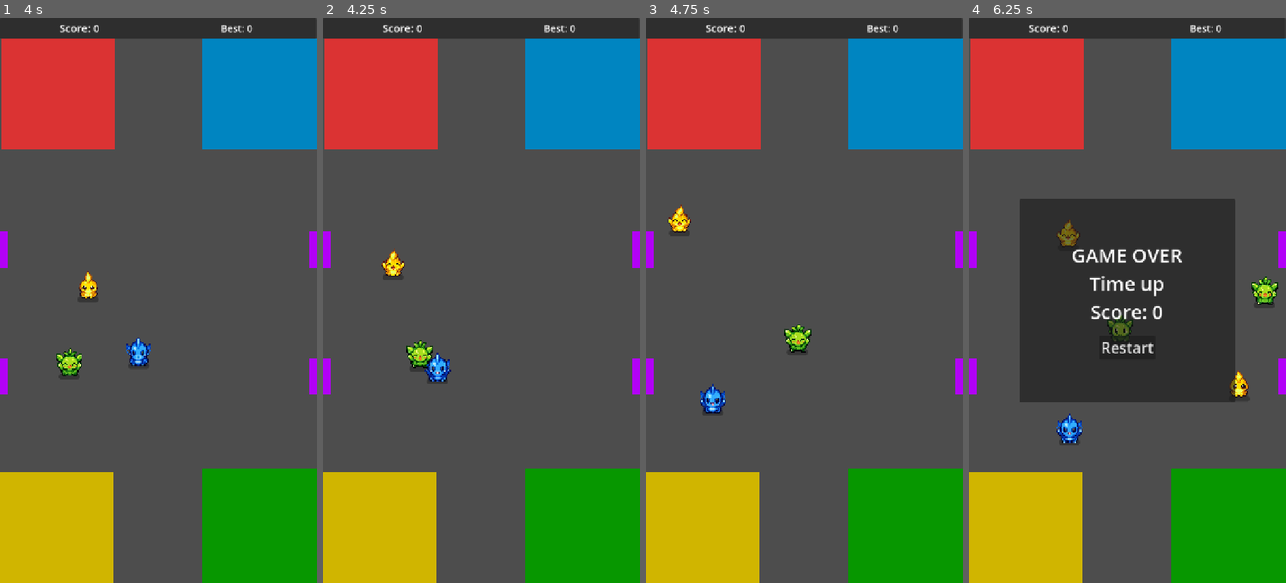
Above: before the commit, frames 1-4 (left to right).
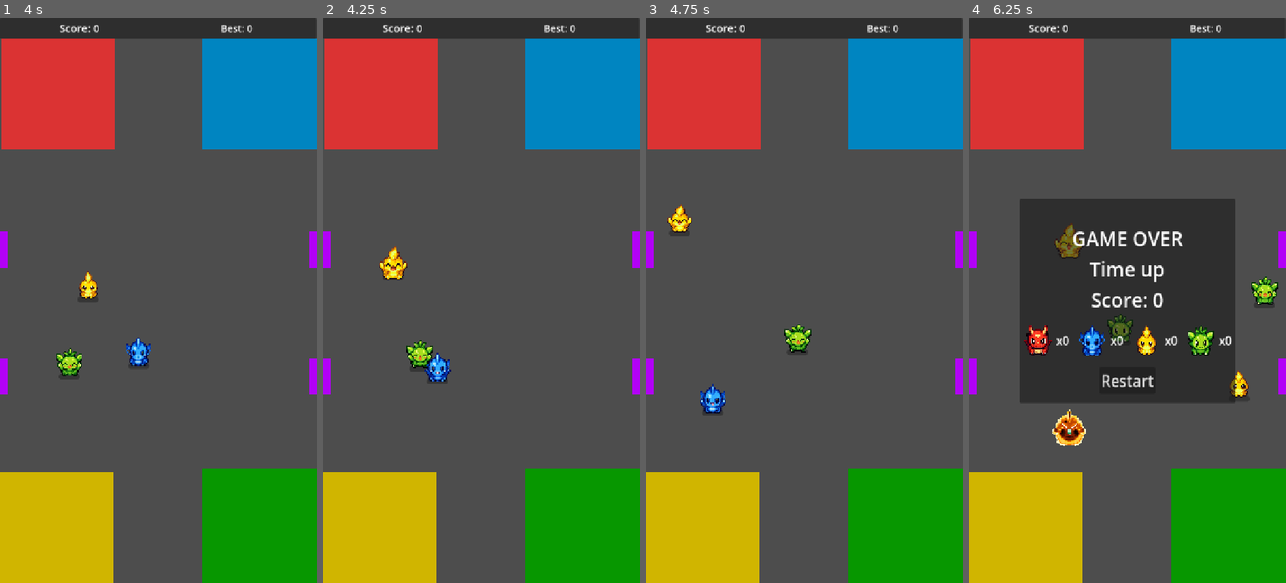
Above: after the commit, the same moments.

Repository: Alvidi/bomumon
Game: Godot game, scene res://scenes/Main.tscn
Two runs of this game, one before a commit and one after it. Both use one fixed random seed, a clock stepped at 60 frames per second and the inputs below.
Inputs (mouse positions are in pixels of both pictures, inside the frame that each line leads up to):
- Up to frame 1 (4 s): tap Enter at 0.5 s; move the mouse to (228, 272) at 0.52 s; click (228, 272) at 0.67 s; drag from (95, 328) to (142, 413) at 1.27 s; move the mouse to (190, 176) at 2.02 s; click (190, 176) at 2.17 s; drag from (142, 413) to (63, 215) at 2.77 s; move the mouse to (253, 385) at 3.52 s; click (253, 385) at 3.67 s
- Up to frame 2 (4.25 s): no input
- Up to frame 3 (4.75 s): drag from (709, 215) to (756, 159) at 4.27 s
- Up to frame 4 (6.25 s): move the mouse to (1143, 300) at 5.02 s; click (1143, 300) at 5.17 s; drag from (1079, 159) to (1064, 328) at 5.77 s

Frame 1 is identical in both runs. In frame 2, 0.3% of the frame differs, in the area x 17-27%, y 40-47%; in frame 3, less than 0.1%; in frame 4, 4.3%, in the area x 17-83%, y 35-76%.

Commit message:
feat: polish warning animations and add game over catch stats

Diff:
--- a/scenes/Main.tscn
+++ b/scenes/Main.tscn
@@ -168,7 +168,6 @@
 horizontal_alignment = 1
 
 [node name="GameOverPanel" type="Panel" parent="." unique_id=836445127]
-visible = false
 z_index = 100
 layout_mode = 1
 anchors_preset = -1
@@ -178,6 +177,7 @@
 anchor_bottom = 0.68
 grow_horizontal = 2
 grow_vertical = 2
+scale = Vector2(1.0011218, 1.0023936)
 
 [node name="VBox" type="VBoxContainer" parent="GameOverPanel" unique_id=201597992]
 layout_mode = 1
@@ -190,6 +190,7 @@
 offset_bottom = -20.0
 grow_horizontal = 2
 grow_vertical = 2
+scale = Vector2(1.0000503, 1.0831302)
 theme_override_constants/separation = 24
 alignment = 1
 
--- a/scripts/main.gd
+++ b/scripts/main.gd
@@ -10,14 +10,20 @@
 const START_BOMB_SPEED := 260.0
 const MAX_BOMB_SPEED := 520.0
 const PICK_MARGIN := 18.0
-const WARNING_START_SECONDS := 3.0
+const WARNING_START_SECONDS := 2.0
 const BOMB_SIZE_RATIO := 0.09
 const BOMB_MIN_SIDE := 34.0
 const SPRITE_ANIM_FPS := 1.25
+const WARNING_SPRITE_ANIM_FPS := 2.2
 const SHADOW_WIDTH_RATIO := 0.74
 const SHADOW_HEIGHT_RATIO := 0.20
 const SHADOW_GAP_RATIO := -0.10
 const SHADOW_ALPHA := 0.30
+const GAME_OVER_COUNT_FONT_SIZE := 26
+const WARNING_PULSE_SCALE_MIN := 1.0
+const WARNING_PULSE_SCALE_MAX := 1.30
+const WARNING_PULSE_SPEED := 7.0
+const RELEASE_TIME_GRACE := 0.20
 
 const BOMB_RED := "RED"
 const BOMB_BLUE := "BLUE"
@@ -28,9 +34,17 @@
 	"res://assets/sprites/red1.png",
 	"res://assets/sprites/red2.png",
 ]
+const RED_WARNING_SPRITE_PATHS: Array[String] = [
+	"res://assets/sprites/redExplote1.png",
+	"res://assets/sprites/redExplote2.png",
+]
 const BLUE_SPRITE_PATHS: Array[String] = [
 	"res://assets/sprites/blue1.png",
 	"res://assets/sprites/blue2.png",
+]
+const BLUE_WARNING_SPRITE_PATHS: Array[String] = [
+	"res://assets/sprites/blueExplote1.png",
+	"res://assets/sprites/blueExplote2.png",
 ]
 const GREEN_SPRITE_PATHS: Array[String] = [
 	"res://assets/sprites/green1.png",
@@ -57,6 +71,7 @@
 @onready var best_label: Label = $HUD/ScoreBox/HBox/BestLabel
 @onready var score_box: Panel = $HUD/ScoreBox
 @onready var game_over_panel: Panel = $GameOverPanel
+@onready var game_over_vbox: VBoxContainer = $GameOverPanel/VBox
 @onready var game_over_text: Label = $GameOverPanel/VBox/GameOverText
 @onready var restart_button: Button = $GameOverPanel/VBox/RestartButton
 
@@ -76,6 +91,8 @@
 
 var bombs: Array[Dictionary] = []
 var sprite_variant_cache: Dictionary = {}
+var caught_counts: Dictionary = {}
+var game_over_count_labels: Dictionary = {}
 
 var dragging_bomb: ColorRect = null
 var dragging_pointer_id := -9999
@@ -86,6 +103,7 @@
 	randomize()
 	restart_button.pressed.connect(_on_restart_pressed)
 	load_best_score()
+	setup_game_over_catch_stats_ui()
 	apply_pixel_font_if_available()
 	reset_game()
 
@@ -107,7 +125,12 @@
 			continue
 
 		var parked := bool(bomb_data.get("parked", false))
-		if not parked:
+		var release_grace := float(bomb_data.get("release_grace", 0.0))
+		if release_grace > 0.0:
+			release_grace = maxf(0.0, release_grace - delta)
+			bomb_data["release_grace"] = release_grace
+		var timer_paused := parked or (bomb_node == dragging_bomb) or release_grace > 0.0
+		if not timer_paused:
 			bomb_data["lifetime"] = float(bomb_data["lifetime"]) - delta
 			if float(bomb_data["lifetime"]) <= 0.0:
 				trigger_game_over("Time up")
@@ -211,15 +234,18 @@
 		return
 
 	var released_bomb := dragging_bomb
+	var bomb_type := str(released_bomb.get_meta("bomb_type"))
 	clear_drag_state()
+	set_release_grace_for_bomb(released_bomb, RELEASE_TIME_GRACE)
 
 	var dropped_zone: Variant = zone_for_bomb(released_bomb)
-	var expected_zone: Variant = expected_zone_for_type(str(released_bomb.get_meta("bomb_type")))
+	var expected_zone: Variant = expected_zone_for_type(bomb_type)
 
 	if dropped_zone == null:
 		return
 
 	if dropped_zone == expected_zone:
+		increment_caught_count(bomb_type)
 		score += 1
 		update_hud()
 		park_bomb_in_zone(released_bomb, expected_zone)
@@ -400,6 +426,7 @@
 	var bomb_side := maxf(BOMB_MIN_SIDE, viewport_size.x * BOMB_SIZE_RATIO)
 	bomb.custom_minimum_size = Vector2(bomb_side, bomb_side)
 	bomb.size = Vector2(bomb_side, bomb_side)
+	bomb.pivot_offset = bomb.size * 0.5
 
 	var shadow_node: Panel = create_bomb_shadow(bomb_side)
 	play_area.add_child(shadow_node)
@@ -418,6 +445,7 @@
 		"shadow_node": shadow_node,
 		"lifetime": bomb_lifetime,
 		"start_lifetime": bomb_lifetime,
+		"release_grace": 0.0,
 		"velocity": spawn_data["velocity"],
 	}
 	if sprite_node != null:
@@ -496,13 +524,20 @@
 
 	var bomb: ColorRect = bomb_data["node"]
 	var bomb_type := str(bomb.get_meta("bomb_type"))
+	var remaining := float(bomb_data.get("lifetime", 9999.0))
 	var variants: Array = get_sprite_variants_for_type(bomb_type)
+	var anim_fps := SPRITE_ANIM_FPS
+	if remaining <= WARNING_START_SECONDS and not bool(bomb_data.get("parked", false)):
+		var warning_variants: Array = get_warning_sprite_variants_for_type(bomb_type)
+		if warning_variants.size() > 0:
+			variants = warning_variants
+			anim_fps = WARNING_SPRITE_ANIM_FPS
 	if variants.size() <= 1:
 		return
 
 	var anim_time := float(bomb_data.get("anim_time", 0.0)) + delta
 	bomb_data["anim_time"] = anim_time
-	var frame: int = int(floor(anim_time * SPRITE_ANIM_FPS)) % variants.size()
+	var frame: int = int(floor(anim_time * anim_fps)) % variants.size()
 	sprite.texture = variants[frame]
 
 
@@ -520,6 +555,16 @@
 			return []
 
 
+func get_warning_sprite_variants_for_type(bomb_type: String) -> Array:
+	match bomb_type:
+		BOMB_RED:
+			return get_or_load_sprite_variants("red_warning", RED_WARNING_SPRITE_PATHS)
+		BOMB_BLUE:
+			return get_or_load_sprite_variants("blue_warning", BLUE_WARNING_SPRITE_PATHS)
+		_:
+			return []
+
+
 func get_or_load_sprite_variants(cache_key: String, paths: Array[String]) -> Array:
 	if sprite_variant_cache.has(cache_key):
 		return sprite_variant_cache[cache_key]
@@ -566,20 +611,29 @@
 	if not is_instance_valid(bomb):
 		return
 
+	# Holding a bomb pauses its countdown and warning feedback.
+	if bomb == dragging_bomb:
+		bomb.self_modulate = Color(1.0, 1.0, 1.0, 1.0)
+		bomb.scale = Vector2.ONE
+		return
+
 	if bool(bomb_data.get("parked", false)):
 		bomb.self_modulate = Color(1.0, 1.0, 1.0, 1.0)
+		bomb.scale = Vector2.ONE
 		return
 
 	var remaining := float(bomb_data["lifetime"])
 	if remaining > WARNING_START_SECONDS:
 		bomb.self_modulate = Color(1.0, 1.0, 1.0, 1.0)
+		bomb.scale = Vector2.ONE
 		return
 
 	var intensity := clampf((WARNING_START_SECONDS - remaining) / WARNING_START_SECONDS, 0.0, 1.0)
-	var speed := lerpf(10.0, 24.0, intensity)
-	var pulse := 0.5 + (0.5 * sin(Time.get_ticks_msec() * 0.001 * speed))
+	var pulse := 0.5 + (0.5 * sin(Time.get_ticks_msec() * 0.001 * WARNING_PULSE_SPEED))
 	var alpha := lerpf(0.35, 1.0, pulse)
 	bomb.self_modulate = Color(1.0, 1.0, 1.0, alpha)
+	var pulse_scale := lerpf(WARNING_PULSE_SCALE_MIN, WARNING_PULSE_SCALE_MAX, pulse)
+	bomb.scale = Vector2(pulse_scale, pulse_scale)
 
 
 func get_spawn_data(bomb_side: float) -> Dictionary:
@@ -705,6 +759,7 @@
 		save_best_score()
 
 	update_hud()
+	update_game_over_catch_stats_ui()
 	game_over_text.text = "GAME OVER\n" + reason + "\nScore: %d" % score
 	game_over_panel.visible = true
 
@@ -725,9 +780,16 @@
 	bomb_lifetime = START_BOMB_LIFETIME
 	bomb_speed = START_BOMB_SPEED
 	spawn_accumulator = 0.0
+	caught_counts = {
+		BOMB_RED: 0,
+		BOMB_BLUE: 0,
+		BOMB_YELLOW: 0,
+		BOMB_GREEN: 0,
+	}
 
 	game_over_panel.visible = false
 	update_hud()
+	update_game_over_catch_stats_ui()
 
 
 func update_hud() -> void:
@@ -767,3 +829,74 @@
 	best_label.add_theme_font_override("font", font_resource)
 	game_over_text.add_theme_font_override("font", font_resource)
 	restart_button.add_theme_font_override("font", font_resource)
+	for bomb_type in game_over_count_labels.keys():
+		var count_label: Label = game_over_count_labels[bomb_type]
+		if count_label != null and is_instance_valid(count_label):
+			count_label.add_theme_font_override("font", font_resource)
+
+
+func setup_game_over_catch_stats_ui() -> void:
+	var existing: Node = game_over_vbox.get_node_or_null("CatchStats")
+	if existing != null:
+		existing.queue_free()
+
+	var stats_box: HBoxContainer = HBoxContainer.new()
+	stats_box.name = "CatchStats"
+	stats_box.alignment = BoxContainer.ALIGNMENT_CENTER
+	stats_box.add_theme_constant_override("separation", 20)
+	game_over_vbox.add_child(stats_box)
+	game_over_vbox.move_child(stats_box, 1)
+
+	var icon_side := get_game_bomb_side_for_ui()
+	game_over_count_labels.clear()
+	var order: Array[String] = [BOMB_RED, BOMB_BLUE, BOMB_YELLOW, BOMB_GREEN]
+	for bomb_type in order:
+		var row: HBoxContainer = HBoxContainer.new()
+		row.alignment = BoxContainer.ALIGNMENT_CENTER
+		row.add_theme_constant_override("separation", 10)
+		stats_box.add_child(row)
+
+		var icon: TextureRect = TextureRect.new()
+		icon.custom_minimum_size = Vector2(icon_side, icon_side)
+		icon.size = icon.custom_minimum_size
+		icon.expand_mode = TextureRect.EXPAND_IGNORE_SIZE
+		icon.stretch_mode = TextureRect.STRETCH_SCALE
+		icon.texture_filter = CanvasItem.TEXTURE_FILTER_NEAREST
+		var variants: Array = get_sprite_variants_for_type(bomb_type)
+		if variants.size() > 0:
+			icon.texture = variants[0]
+		row.add_child(icon)
+
+		var count_label: Label = Label.new()
+		count_label.text = "x0"
+		count_label.add_theme_font_size_override("font_size", GAME_OVER_COUNT_FONT_SIZE)
+		row.add_child(count_label)
+		game_over_count_labels[bomb_type] = count_label
+
+
+func get_game_bomb_side_for_ui() -> float:
+	var viewport_size: Vector2 = get_viewport_rect().size
+	return maxf(BOMB_MIN_SIDE, viewport_size.x * BOMB_SIZE_RATIO)
+
+
+func update_game_over_catch_stats_ui() -> void:
+	for bomb_type in game_over_count_labels.keys():
+		var count_label: Label = game_over_count_labels[bomb_type]
+		if count_label == null or not is_instance_valid(count_label):
+			continue
+		var count := int(caught_counts.get(bomb_type, 0))
+		count_label.text = "x%d" % count
+
+
+func increment_caught_count(bomb_type: String) -> void:
+	var current := int(caught_counts.get(bomb_type, 0))
+	caught_counts[bomb_type] = current + 1
+
+
+func set_release_grace_for_bomb(node: ColorRect, seconds: float) -> void:
+	for i in range(bombs.size() - 1, -1, -1):
+		if bombs[i]["node"] == node:
+			var data: Dictionary = bombs[i]
+			data["release_grace"] = maxf(0.0, seconds)
+			bombs[i] = data
+			return
Binary file added: assets/sprites/blueExplote1.png
Not shown, added: assets/sprites/blueExplote1.png.import
Binary file added: assets/sprites/blueExplote2.png
Not shown, added: assets/sprites/blueExplote2.png.import
Binary file added: assets/sprites/redExplote1.png
Not shown, added: assets/sprites/redExplote1.png.import
Binary file added: assets/sprites/redExplote2.png
Not shown, added: assets/sprites/redExplote2.png.import
Not shown, changed: .gitignore
